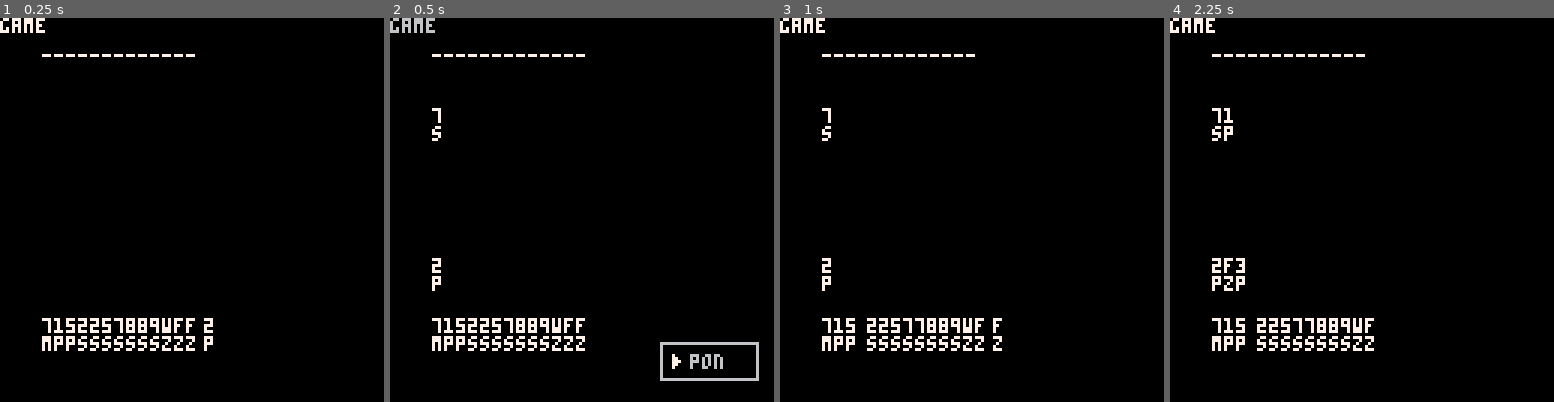
Above: before the commit, frames 1-4 (left to right).
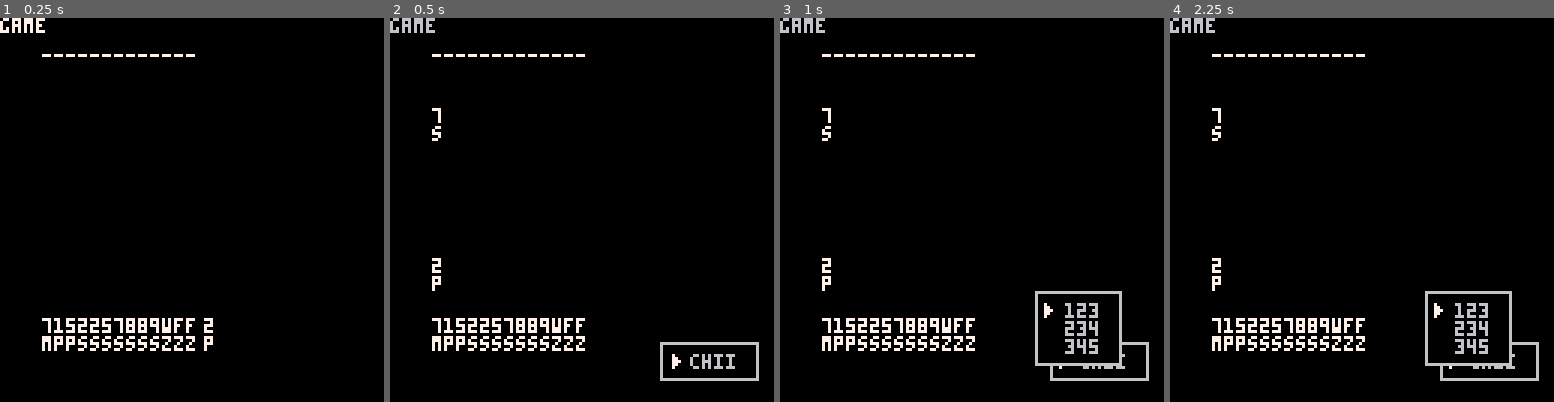
Above: after the commit, the same moments.

Repository: lychees/pico8-workshop
Game: PICO-8 cartridge mahjong.p8
The game is run twice, just before and just after one commit, with the same random seed, the same clock (stepped at 60 frames per second) and the same inputs.
Inputs:
- Up to frame 1 (0.25 s): no input
- Up to frame 2 (0.5 s): tap O (Z key) at 0.33 s
- Up to frame 3 (1 s): tap O (Z key) at 0.7 s
- Up to frame 4 (2.25 s): tap X (X key) at 1.07, 2.07 s; tap O (Z key) at 1.43, 2.22 s; hold Left from 1.97 s (still down)

Frame 1 is identical in both runs. In frame 2, 0.2% of the frame differs, in the area x 78-90%, y 87-92%; in frame 3, 3.5%; in frame 4, 3.7%, in the area x 0-97%, y 0-95%.

Commit message:
子菜单

Diff:
--- a/mahjong.p8
+++ b/mahjong.p8
@@ -83,8 +83,6 @@
     end
 
     self.player_select_tile_to_discard = function(self)
-      --addwind(84,64,30,30,{"chii","pon","kan"})
-      --showinv()
       if btnp(0) then
         if p1.hand.active_index > 1 then
           sfx(0)
@@ -120,11 +118,13 @@
         sfx(0)
         local d = p2:discard(14)
         local chiis = {}
-        if any_shuntsu(p2.count, d, chiis) then
-          add(p1.options, {text="chii", cmd=p1.chii, param=chiis})
-        end
-        --if any_koutsu(p2.count, d) then
+        --if any_shuntsu(p2.count, d, chiis) then
         if true then
+          --add(p1.options, {text="chii", cmd=p1.chii, param=chiis})
+          add(p1.options, {text="chii", cmd=p1.chii, param={1,2,3}})
+        end
+        if any_koutsu(p2.count, d) then
+        --if true then
           add(p1.options, {text="pon", cmd=p1.pon, param=d})
         end
         if #p1.options > 0 then
@@ -137,26 +137,18 @@
 
     end
 
-    self.naki = function(self)
-      if btnp(2) then
-        if p1.options.active_index > 1 then
-          sfx(0)
-          p1.options.active_index -= 1
-        end
-      end
-
-      if btnp(3) then
-        if p1.options.active_index < #p1.options then
-          sfx(0)
-          p1.options.active_index += 1
-        end
-      end
-
+    self.sub_naki = function(self)
+      p1.sub_options:update()
+      local op = p1.options[p1.options.active_index]
       if btnp(4) then
+        --self.update = self.player_turn
         p1:add(p1.options.target)
         sort(p1.hand)
-        local op = p1.options[p1.options.active_index]
-        op.cmd(p1, op.param)
+        op.cmd(p1, op.param[p1.sub_options.active_index])
+        local t = #p1.sub_options
+        for i=1,t do --!!!
+          p1.sub_options[i] = nil
+        end
         local t = #p1.options
         for i=1,t do --!!!
           p1.options[i] = nil
@@ -166,6 +158,50 @@
         p1.hand.flashing = true
         game_scene.animations.twinkle = twinkle:new(nil,p1.hand,20)
         self.update = self.player_select_tile_to_discard
+      end
+
+      if btnp(5) then
+        sfx(0)
+        local t = #p1.sub_options
+        for i=1,t do --!!!
+          p1.sub_options[i] = nil
+        end
+        self.update = self.naki
+      end
+    end
+
+    self.naki = function(self)
+      p1.options:update()
+
+      if btnp(4) then
+
+        local op = p1.options[p1.options.active_index]
+        if type(op.param) ~= "number" then
+          for i in all(op.param) do -- better use params
+            s, o = parse_tile(i)
+            add(p1.sub_options,
+              {
+                text=tostr(o*100+(o+1)*10+(o+2)),
+                cmd=p1.chii, param=o
+              }
+            );
+            p1.sub_options.active_index = 1
+          end
+          self.update = self.sub_naki
+        else
+          p1:add(p1.options.target)
+          sort(p1.hand)
+          op.cmd(p1, op.param)
+          local t = #p1.options
+          for i=1,t do --!!!
+            p1.options[i] = nil
+          end
+          p1.hand.active = true
+          p1.hand.active_index = #p1.hand
+          p1.hand.flashing = true
+          game_scene.animations.twinkle = twinkle:new(nil,p1.hand,20)
+          self.update = self.player_select_tile_to_discard
+        end
         --self.update = self.player_turn
       end
 
@@ -187,27 +223,18 @@
     add(self.children, p2.hand)
     add(self.children, p1.river)
     add(self.children, p2.river)
-    p1.options = {}
-    p1.options.draw = function(self)
-      if #self > 0 then
-        local x0 = 90
-        local x1 = x0 + 32
-        local y1 = 120
-        local y0 = y1-6*#self-6
-        rectfill(x0,y0,x1,y0,0)
-        rect(x0,y0,x1,y1,6)
-        x0 += 4
-        y0 += 4
-        for i=1,#self do
-          print(self[i].text, x0+6, y0)
-          if i==self.active_index then
-            spr(255,x0+sin(time()),y0)
-          end
-          y0 += 6
-        end
-      end
-    end
+    p1.options = menu:new()
+    p1.options.x0 = 90
+    p1.options.y1 = 120
+    p1.options.w = 32
+    p1.sub_options = menu:new()
+    p1.sub_options.x0 = 85
+    p1.sub_options.y1 = 115
+    p1.sub_options.w = 28
+
     add(self.children, p1.options)
+    add(self.children, p1.sub_options)
+
     p1.fuuro.draw = function(self)
       if #self > 0 then
         for i=1,#self do
@@ -363,7 +390,8 @@
   return t
 end
 function player:chii(c)
-  local shuntsu = {c,c+1,c+2}
+  local shuntsu = {self.hand[1],self.hand[2],self.hand[3]}
+  --local shuntsu = {c,c+1,c+2}
   add(self.fuuro, shuntsu);
   self:dels(shuntsu)
 end
@@ -393,7 +421,7 @@
   end
 
   if btnp(3) then
-    if self.active_index < #p1.options then
+    if self.active_index < #self then
       sfx(0)
       self.active_index += 1
     end
@@ -409,8 +437,13 @@
     local y1 = self.y1
     local x1 = x0 + self.w
     local y0 = y1-6*#self-6
-    rectfill(x0,y0,x1,y0,0)
+    palt(0, false)
+    --pal(6, 1)
+    rectfill(x0,y0,x1,y1,0)
+    --rectfill(x0,y0,x1,y0,0)
     rect(x0,y0,x1,y1,6)
+    palt(0, true)
+    pal()
     x0 += 4
     y0 += 4
     for i=1,#self do
